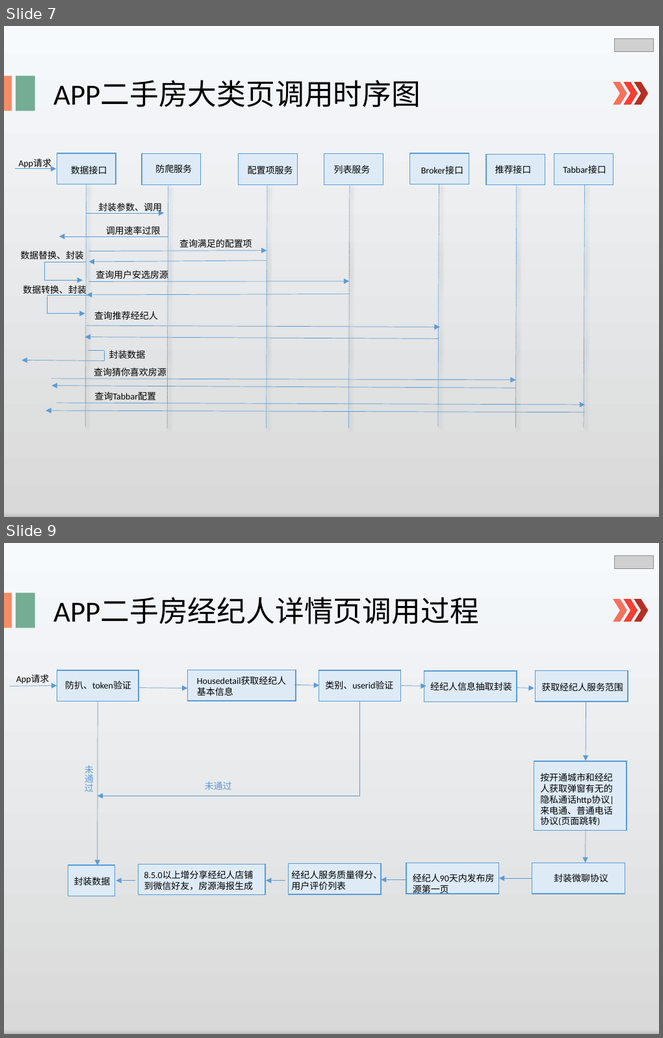
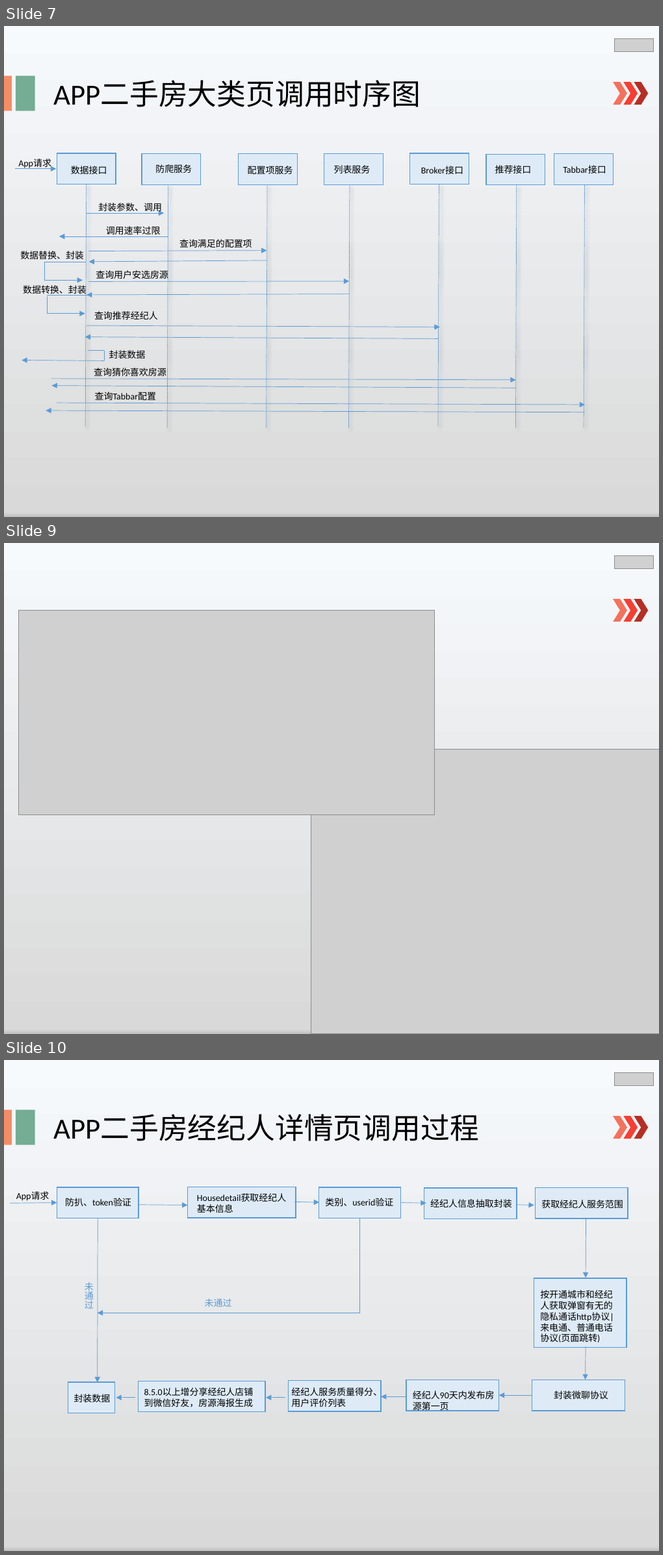
Before and after one commit to lspgithublxh/document, a slide deck: 业务文档跟踪/述职/shuzhi.pptx. Shown one above the other, each under a label of ours: slides 7 and 9 before the commit, slides 7, 9 and 10 after it; the slides between them are not shown. The pictures are 663x1038 and 663x1555 pixels, drawn with LibreOffice and Linux fonts; fonts in the diff are those of the drawing; grey boxes stand for pictures. Boxes give left, top, right and bottom in pixels: in the first picture for what was removed or moved away, otherwise in the second. Text is boxed around its words. In the diff, an @@ line names an element or a change of style, - is before the commit and + after.

```diff
--- a/业务文档跟踪/述职/shuzhi.pptx
+++ b/业务文档跟踪/述职/shuzhi.pptx
@@ slide 9 added at (4, 543, 659, 1034), background gradient #F7FAFD to #D9D9D9 to #BFBFBF to #F2F2F2 to #CEE1F2 @@
@@ picture added at (614, 555, 654, 568) @@
@@ chevron added at (613, 599, 628, 622), fill #F5715B @@
@@ chevron added at (624, 599, 638, 622), fill #F93D32 @@
@@ chevron added at (634, 599, 649, 622), fill #B82E24 @@
@@ picture added at (18, 611, 434, 815) @@
@@ picture added at (311, 750, 659, 1034) @@
@@ what was slide 9 is now slide 10 @@
```
Also in this commit, not shown: 8 slides changed.
